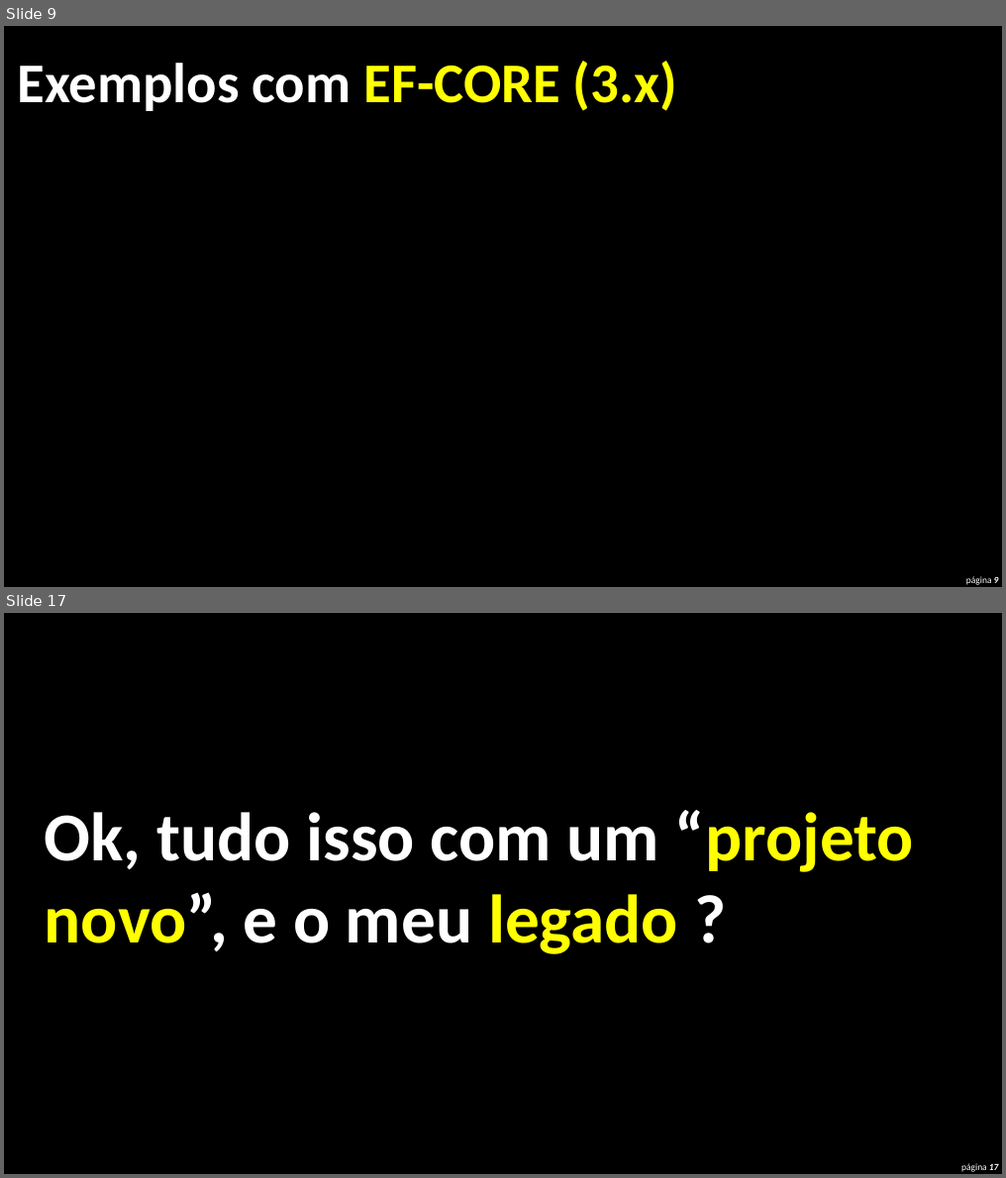
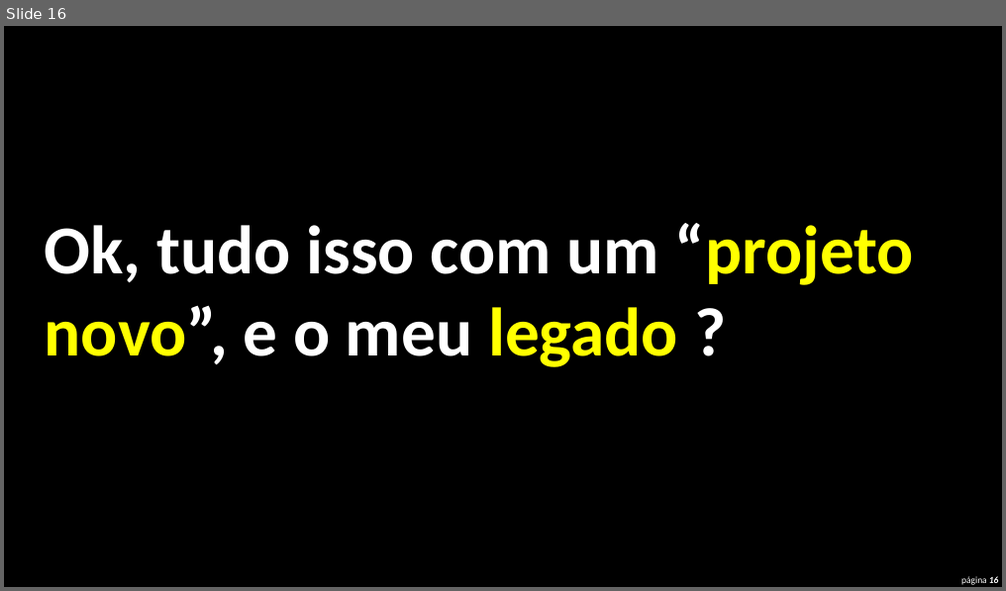
Before and after one commit to RSNUG-ORG/rsnug-6, a slide deck: RSNUG6.pptx. Shown one above the other, each under a label of ours: slides 9 and 17 before the commit, slide 16 after it; the slides between them are not shown. The pictures are 1006x1178 and 1006x591 pixels, drawn with LibreOffice and Linux fonts; fonts in the diff are those of the drawing. Boxes give left, top, right and bottom in pixels: in the first picture for what was removed or moved away, otherwise in the second. Text is boxed around its words. In the diff, an @@ line names an element or a change of style, - is before the commit and + after.

```diff
--- a/RSNUG6.pptx
+++ b/RSNUG6.pptx
@@ slide 9 removed at [4,26,1002,587], background #000000 @@
@@ text removed at [17,61,677,111] @@
-Exemplos com EF-CORE (3.x)
@@ page number removed at [966,576,999,585] @@
-página 9
@@ what was slide 17 is now slide 16 @@
@@ page number at [961,576,999,585]: text changed @@
-página 17
+página 16
```
Also in this commit, not shown: 7 slides changed, 1 slide added, 1 other slide removed, 8 other files.
